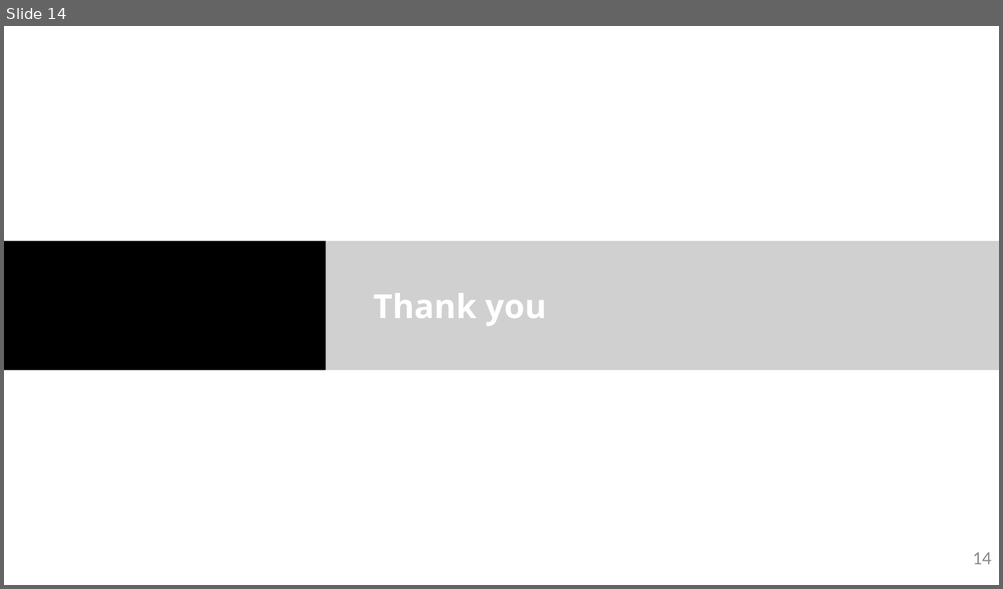
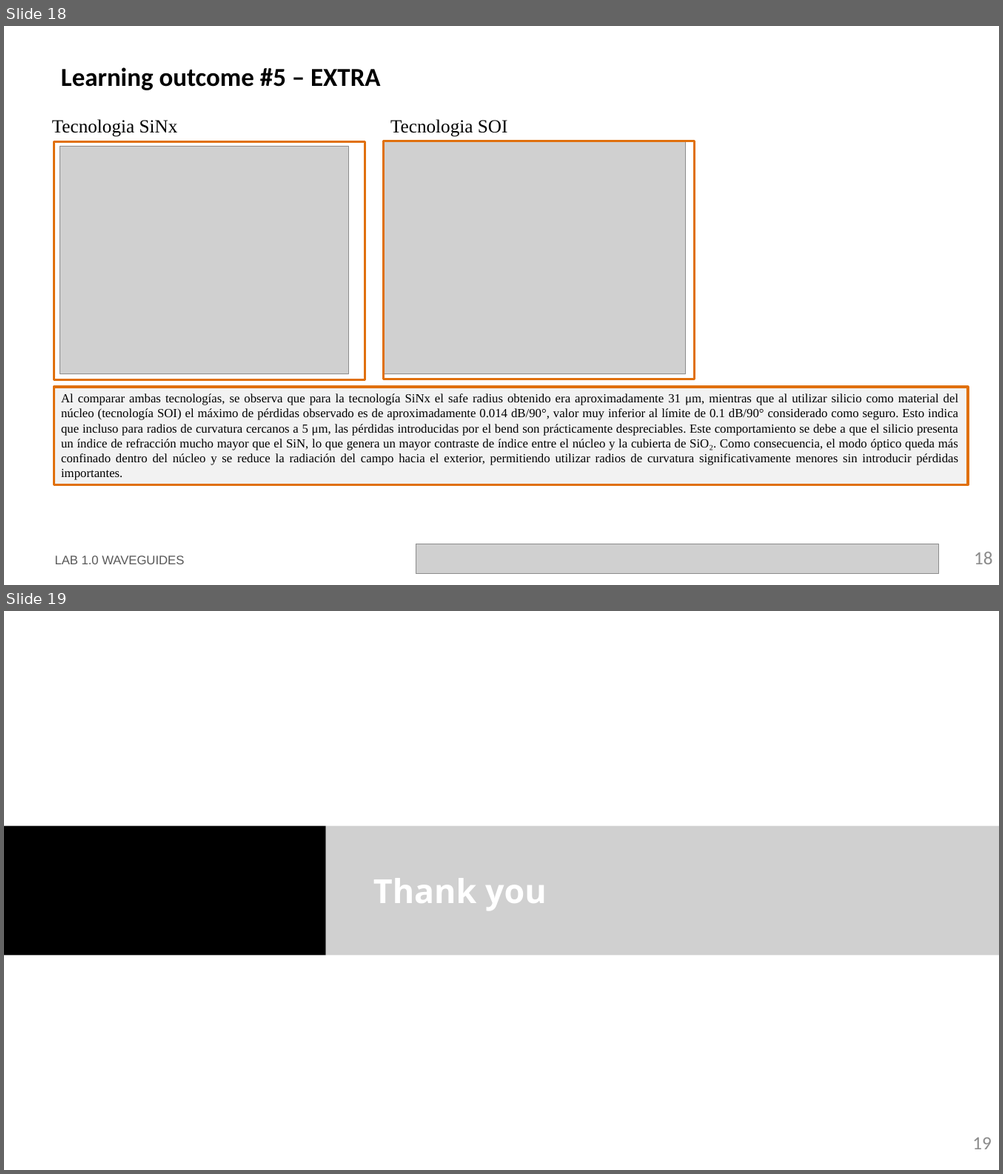
Before and after one commit to miiraandaa/cifoin-lab1, a slide deck: LabBook_10.pptx. Shown one above the other, each under a label of ours: slide 14 before the commit, slides 18 and 19 after it. The pictures are 1003x589 and 1003x1174 pixels, drawn with LibreOffice and Linux fonts; fonts in the diff are those of the drawing; grey boxes stand for pictures; background and template pictures are left out. Boxes give left, top, right and bottom in pixels: in the first picture for what was removed or moved away, otherwise in the second. Text is boxed around its words. In the diff, an @@ line names an element or a change of style, - is before the commit and + after.

```diff
--- a/LabBook_10.pptx
+++ b/LabBook_10.pptx
@@ slide 18 added at bbox=[4, 26, 999, 585], background #FFFFFF @@
@@ title added at bbox=[61, 67, 380, 90], 25 pt, text #000000, bold @@
+Learning outcome #5 – EXTRA
@@ text added at bbox=[52, 119, 178, 137], 18 pt, text #000000 @@
+Tecnologia SiNx
@@ text added at bbox=[390, 119, 508, 137], 18 pt, text #000000 @@
+Tecnologia SOI
@@ rectangle added at bbox=[54, 141, 365, 380], outline #E0700D 2.25 pt @@
@@ picture added at bbox=[60, 146, 349, 374] @@
@@ picture added at bbox=[383, 141, 686, 375] @@
@@ rectangle added at bbox=[383, 141, 694, 380], outline #E0700D 2.25 pt @@
@@ rectangle added at bbox=[54, 387, 968, 485], fill #F2F2F2, outline #E0700D 2.25 pt, 12 pt, text #000000 @@
+Al comparar ambas tecnologías, se observa que para la tecnología SiNx el safe radius obtenido era aproximadamente 31 μm, mientras que al utilizar silicio como material del núcleo (tecnología SOI) el máximo de pérdidas observado es de aproximadamente 0.014 dB/90°, valor muy inferior al límite de 0.1 dB/90° considerado como seguro. Esto indica que incluso para radios de curvatura cercanos a 5 μm, las pérdidas introducidas por el bend son prácticamente despreciables. Este comportamiento se debe a que el silicio presenta un índice de refracción mucho mayor que el SiN, lo que genera un mayor contraste de índice entre el núcleo y la cubierta de SiO₂. Como consecuencia, el modo óptico queda más confinado dentro del núcleo y se reduce la radiación del campo hacia el exterior, permitiendo utilizar radios de curvatura significativamente menores sin introducir pérdidas importantes.
@@ text added at bbox=[55, 556, 184, 565], 12 pt, text #585858 @@
+LAB 1.0 WAVEGUIDES
@@ picture added at bbox=[416, 545, 939, 574] @@
@@ page number added at bbox=[973, 552, 993, 565], 18 pt, text #8C8C8C @@
+18
@@ what was slide 14 is now slide 19 @@
@@ page number at bbox=[972, 1138, 991, 1150]: text changed @@
-14
+19
```
Also in this commit, not shown: 9 slides changed, 5 other slides added, 1 slide removed, 2 other files.
